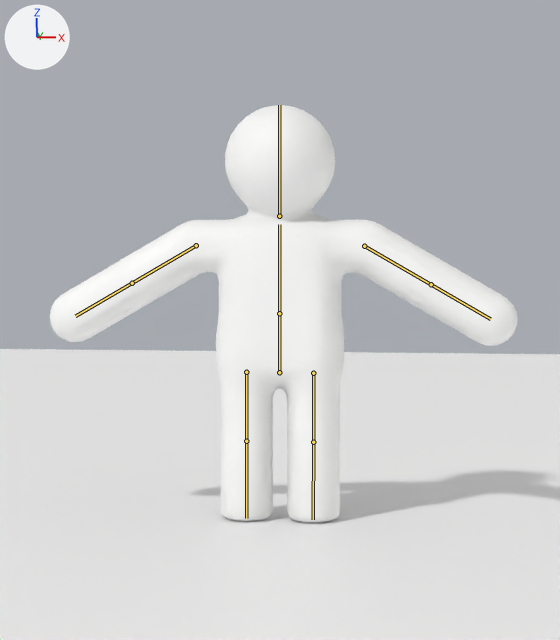
One commit to the Blender file blender/character.blend: the scene before it, then after it.
Camera for both pictures: the file's camera 'Camera'. Lighting does not change. The marker at upper left points along +X, +Y and +Z. The first picture is the older version. The bones that change, and the others that lie on the model, are drawn over the model as lines.

Names of what the first picture shows: 'Character', 'Ground'.
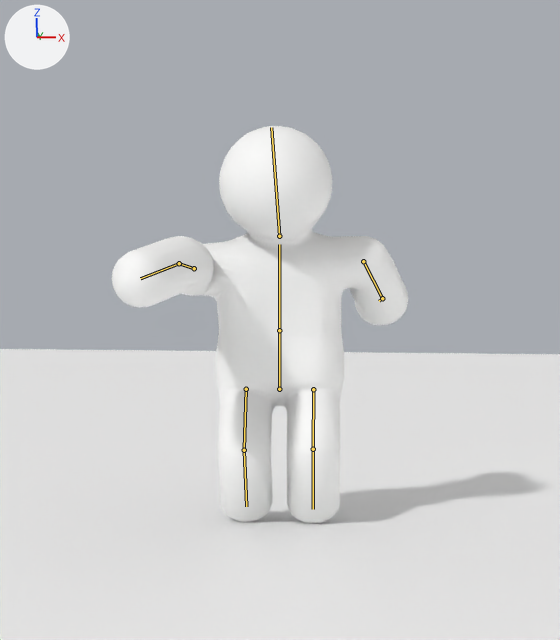
The newer file adds an action. The first version stands in its rest pose; the second is drawn at frame 13 of the action 'Thrust'.

Diff of the bpy script that builds the scene:
```diff
--- a/blender/character.blend.py
+++ b/blender/character.blend.py
@@ bone_hips @@
 bone_hips = bpy.data.objects['CharacterRig'].pose.bones['hips']  # child of 'root'
-bone_hips.location = (0.0, 0.0, 0.0)
-bone_hips.rotation_quaternion = (1.0, 0.0, 0.0, 0.0)  # degrees (0, 0, 0)
+bone_hips.location = (0.0, -0.08, 0.0)
+bone_hips.rotation_quaternion = (0.999, 0.0, 0.046, 0.0)  # degrees (0, 5, 0)
@@ bone_spine @@
 bone_spine = bpy.data.objects['CharacterRig'].pose.bones['spine']  # child of 'hips'
-bone_spine.rotation_quaternion = (1.0, 0.0, 0.0, 0.0)  # degrees (0, 0, 0)
+bone_spine.rotation_quaternion = (0.989, 0.124, 0.084, 0.008)  # degrees (14, 9, 2)
@@ bone_head @@
 bone_head = bpy.data.objects['CharacterRig'].pose.bones['head']  # child of 'spine'
-bone_head.rotation_quaternion = (1.0, 0.0, 0.0, 0.0)  # degrees (0, 0, 0)
+bone_head.rotation_quaternion = (0.992, 0.035, -0.117, 0.035)  # degrees (4, -14, 4)
@@ bone_upper_arm_r @@
 bone_upper_arm_r = bpy.data.objects['CharacterRig'].pose.bones['upper_arm.R']  # child of 'spine'
-bone_upper_arm_r.rotation_quaternion = (1.0, 0.0, 0.0, 0.0)  # degrees (0, 0, 0)
+bone_upper_arm_r.rotation_quaternion = (0.729, 0.622, 0.0, -0.286)  # degrees (76, 21, -26)
@@ bone_forearm_r @@
 bone_forearm_r = bpy.data.objects['CharacterRig'].pose.bones['forearm.R']  # child of 'upper_arm.R'
-bone_forearm_r.rotation_quaternion = (1.0, 0.0, 0.0, 0.0)  # degrees (0, 0, 0)
+bone_forearm_r.rotation_quaternion = (0.968, -0.2, 0.127, 0.083)  # degrees (-22, 16, 7)
@@ bone_upper_arm_l @@
 bone_upper_arm_l = bpy.data.objects['CharacterRig'].pose.bones['upper_arm.L']  # child of 'spine'
-bone_upper_arm_l.rotation_quaternion = (1.0, 0.0, 0.0, 0.0)  # degrees (0, 0, 0)
+bone_upper_arm_l.rotation_quaternion = (0.918, -0.325, 0.0, -0.226)  # degrees (-37, -8, -25)
@@ bone_forearm_l @@
 bone_forearm_l = bpy.data.objects['CharacterRig'].pose.bones['forearm.L']  # child of 'upper_arm.L'
-bone_forearm_l.rotation_quaternion = (1.0, 0.0, 0.0, 0.0)  # degrees (0, 0, 0)
+bone_forearm_l.rotation_quaternion = (0.959, -0.281, 0.0, 0.034)  # degrees (-33, 1, 4)
@@ bone_thigh_r @@
 bone_thigh_r = bpy.data.objects['CharacterRig'].pose.bones['thigh.R']  # child of 'hips'
-bone_thigh_r.rotation_quaternion = (1.0, 0.0, 0.0, 0.0)  # degrees (0, 0, 0)
+bone_thigh_r.rotation_quaternion = (0.948, 0.318, 0.0, 0.0)  # degrees (37, 0, 0)
@@ bone_shin_r @@
 bone_shin_r = bpy.data.objects['CharacterRig'].pose.bones['shin.R']  # child of 'thigh.R'
-bone_shin_r.rotation_quaternion = (1.0, 0.0, 0.0, 0.0)  # degrees (0, 0, 0)
+bone_shin_r.rotation_quaternion = (0.807, -0.59, 0.0, 0.0)  # degrees (-72, 0, 0)
@@ bone_thigh_l @@
 bone_thigh_l = bpy.data.objects['CharacterRig'].pose.bones['thigh.L']  # child of 'hips'
-bone_thigh_l.rotation_quaternion = (1.0, 0.0, 0.0, 0.0)  # degrees (0, 0, 0)
+bone_thigh_l.rotation_quaternion = (0.942, 0.336, 0.0, 0.0)  # degrees (39, 0, 0)
@@ bone_shin_l @@
 bone_shin_l = bpy.data.objects['CharacterRig'].pose.bones['shin.L']  # child of 'thigh.L'
-bone_shin_l.rotation_quaternion = (1.0, 0.0, 0.0, 0.0)  # degrees (0, 0, 0)
+bone_shin_l.rotation_quaternion = (0.814, -0.58, 0.0, 0.0)  # degrees (-71, 0, 0)
```

Changed parts and their boxes [x1, y1, x2, y2] in the pictures (560 x 640 px):
'Character', posed (37% narrower): before [50, 105, 518, 523]; after [112, 126, 408, 524]
bone 'hips', root to tip: before (279, 372) to (279, 313); after (279, 389) to (279, 330)
bone 'spine', root to tip: before (279, 313) to (279, 224); after (279, 330) to (279, 244)
bone 'head', root to tip: before (279, 216) to (279, 105); after (279, 236) to (271, 127)
bone 'upper_arm.R', root to tip: before (196, 245) to (132, 283); after (194, 268) to (179, 263)
bone 'forearm.R', root to tip: before (132, 283) to (75, 316); after (179, 263) to (140, 278)
bone 'upper_arm.L', root to tip: before (364, 246) to (431, 284); after (363, 261) to (382, 298)
bone 'forearm.L', root to tip: before (431, 284) to (490, 319); after (382, 298) to (379, 301)
bone 'thigh.R', root to tip: before (246, 372) to (246, 441); after (246, 389) to (244, 450)
bone 'shin.R', root to tip: before (246, 441) to (246, 518); after (244, 450) to (246, 506)
bone 'thigh.L', root to tip: before (313, 373) to (313, 442); after (313, 389) to (313, 449)
bone 'shin.L', root to tip: before (313, 442) to (313, 519); after (313, 449) to (313, 509)
